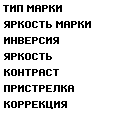
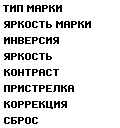
Before/after of a 120px x 128px layered artwork. What changed in the layer stack:
renamed "Коррекция" to "Сброс", painted on it over [4, 117, 38, 124]
